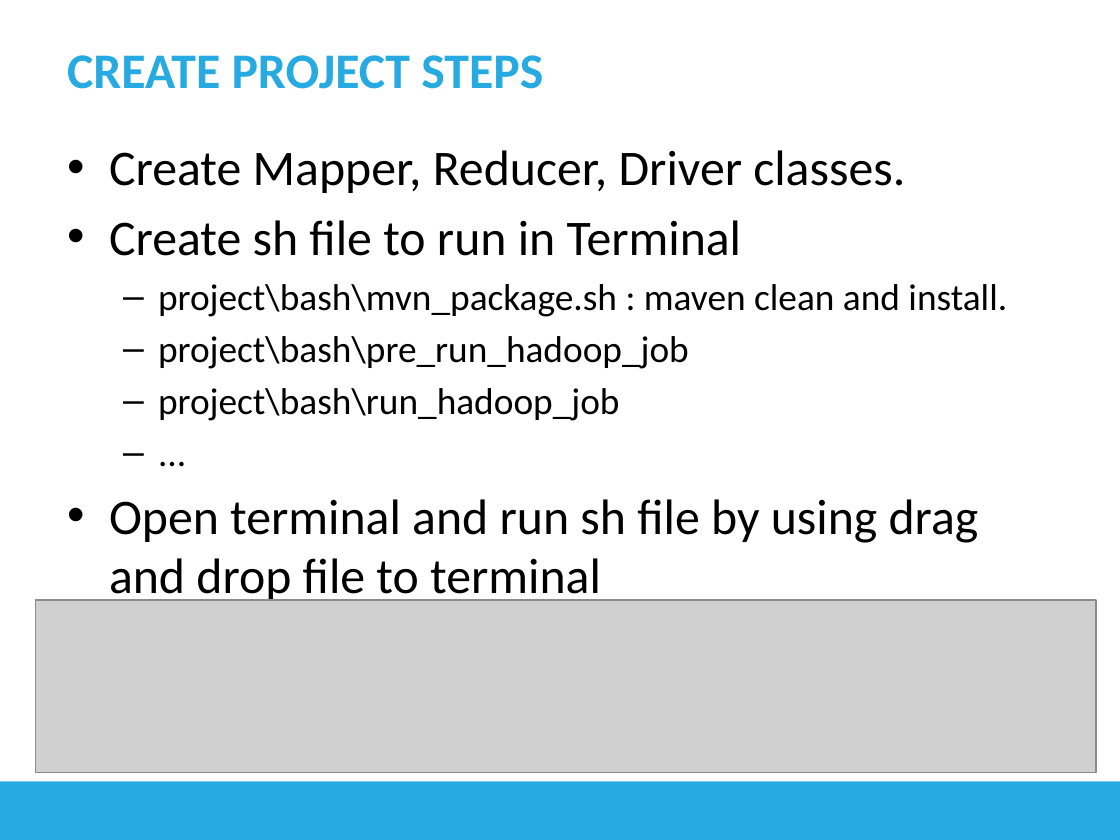
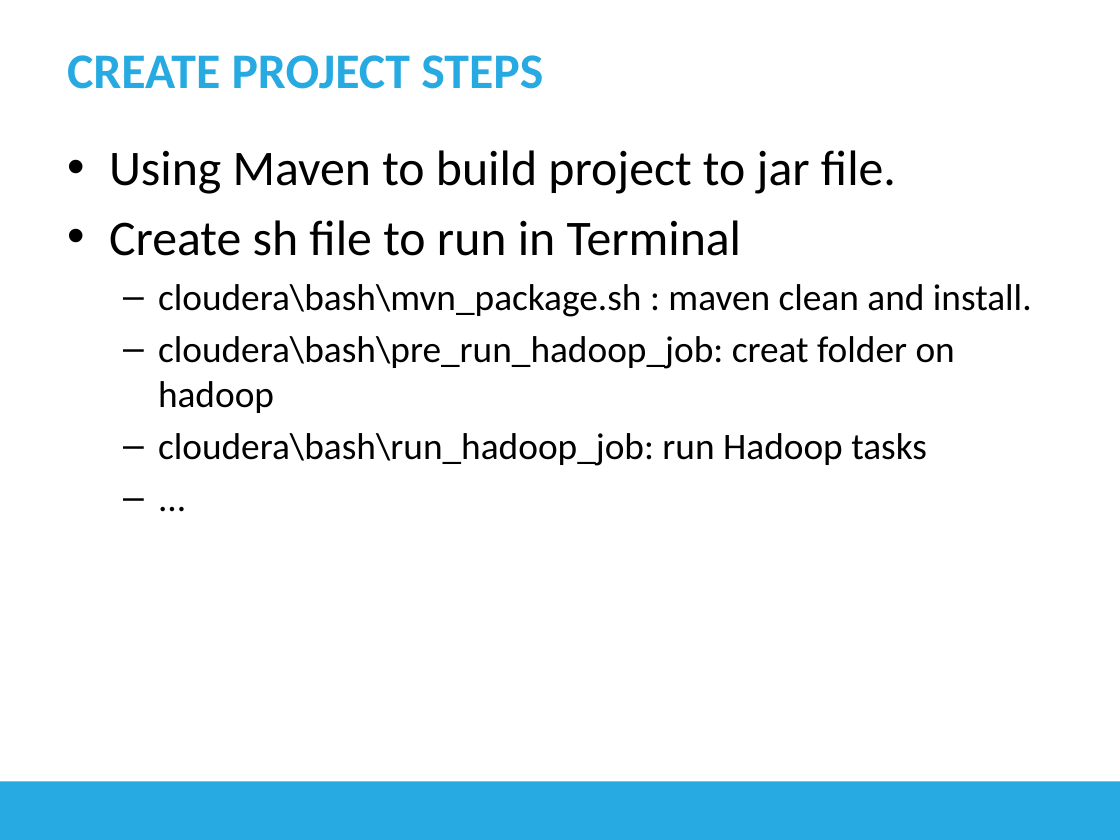
Before and after one commit to longhuynh/BigData, a slide deck: slide 7 of docs/Presentation.pptx. Drawn at 1120x840 pixels with LibreOffice and Linux fonts; fonts in the diff are those of the drawing; grey boxes stand for pictures. Boxes give left, top, right and bottom in pixels: in the first picture for what was removed or moved away, otherwise in the second. Text is boxed around its words. In the diff, an @@ line names an element or a change of style, - is before the commit and + after.

Commit message:
edit presentation file

```diff
--- a/docs/Presentation.pptx
+++ b/docs/Presentation.pptx
@@ text at (x1=109, y1=150, x2=896, y2=194): text changed @@
-• Create Mapper, Reducer, Driver classes.
+• Using Maven to build project to jar file.
@@ text at (x1=158, y1=284, x2=1032, y2=466): text changed @@
-  – project\bash\mvn_package.sh : maven clean and install.
-  – project\bash\pre_run_hadoop_job
-  – project\bash\run_hadoop_job
+  – cloudera\bash\mvn_package.sh : maven clean and install.
+  – cloudera\bash\pre_run_hadoop_job: creat folder on hadoop
+  – cloudera\bash\run_hadoop_job: run Hadoop tasks
@@ text at (x1=109, y1=499, x2=979, y2=605): paragraph removed @@
-• Open terminal and run sh file by using drag and drop file to terminal
@@ picture removed at (x1=36, y1=600, x2=1096, y2=773) @@
```
Also in this commit, not shown: 2 other slides changed, 2 slides added, 1 other file.
